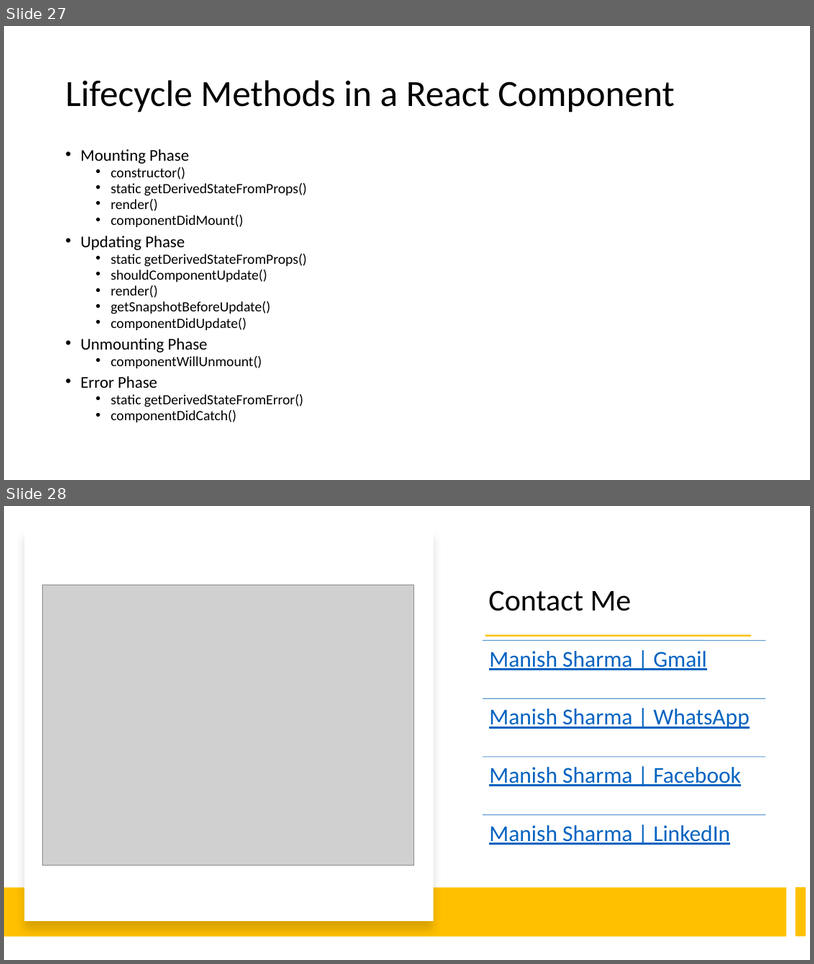
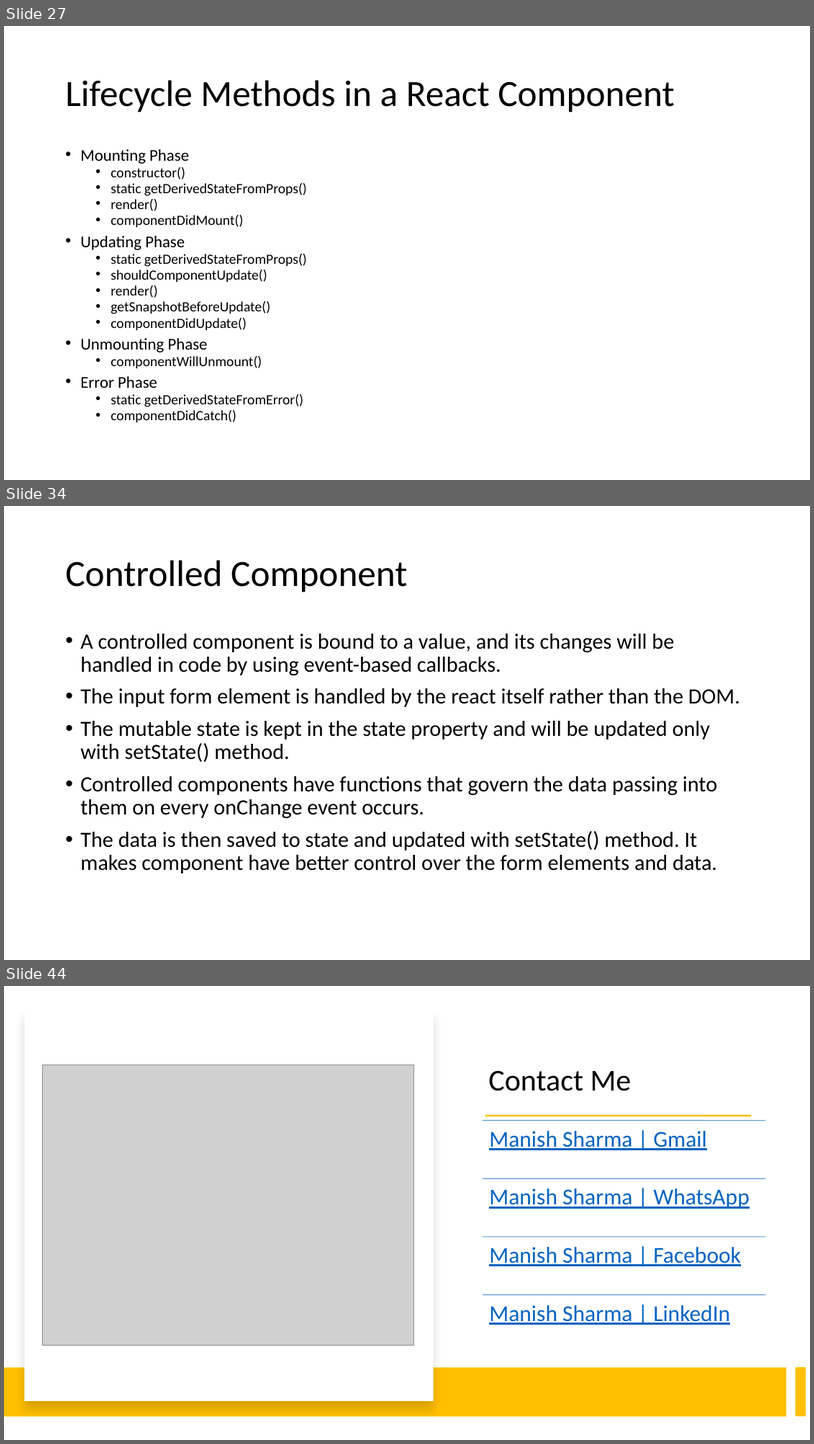
Before and after one commit to manishvbn/ReactJS_WE_Jun22, a slide deck: Notes/React.pptx. Shown one above the other, each under a label of ours: slides 27 and 28 before the commit, slides 27, 34 and 44 after it; the slides between them are not shown. The pictures are 814x964 and 814x1444 pixels, drawn with LibreOffice and Linux fonts; fonts in the diff are those of the drawing; grey boxes stand for pictures. Boxes give left, top, right and bottom in pixels: in the first picture for what was removed or moved away, otherwise in the second. Text is boxed around its words. In the diff, an @@ line names an element or a change of style, - is before the commit and + after.

```diff
--- a/Notes/React.pptx
+++ b/Notes/React.pptx
@@ slide 34 added at [4,506,810,960], background #FFFFFF @@
@@ title added at [65,560,407,592], 44 pt, text #000000 @@
+Controlled Component
@@ text added at [80,633,741,873], 25.9 pt, text #000000 @@
+• A controlled component is bound to a value, and its changes will be handled in code by using event-based callbacks.
+• The input form element is handled by the react itself rather than the DOM.
+• The mutable state is kept in the state property and will be updated only with setState() method.
+• Controlled components have functions that govern the data passing into them on every onChange event occurs.
+• The data is then saved to state and updated with setState() method. It makes component have better control over the form elements and data.
@@ what was slide 28 is now slide 44 @@
```
Also in this commit, not shown: 15 other slides added.
